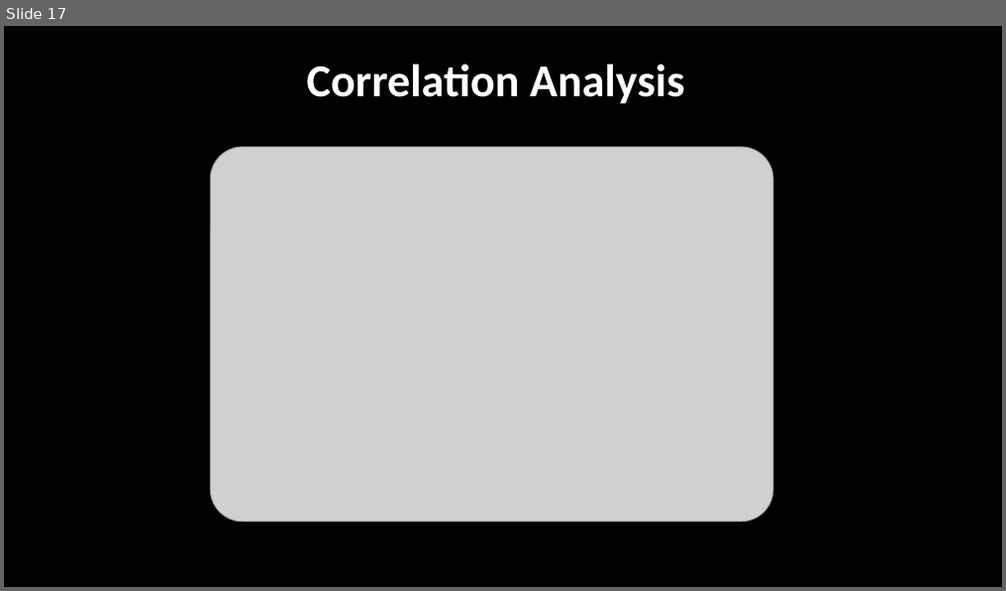
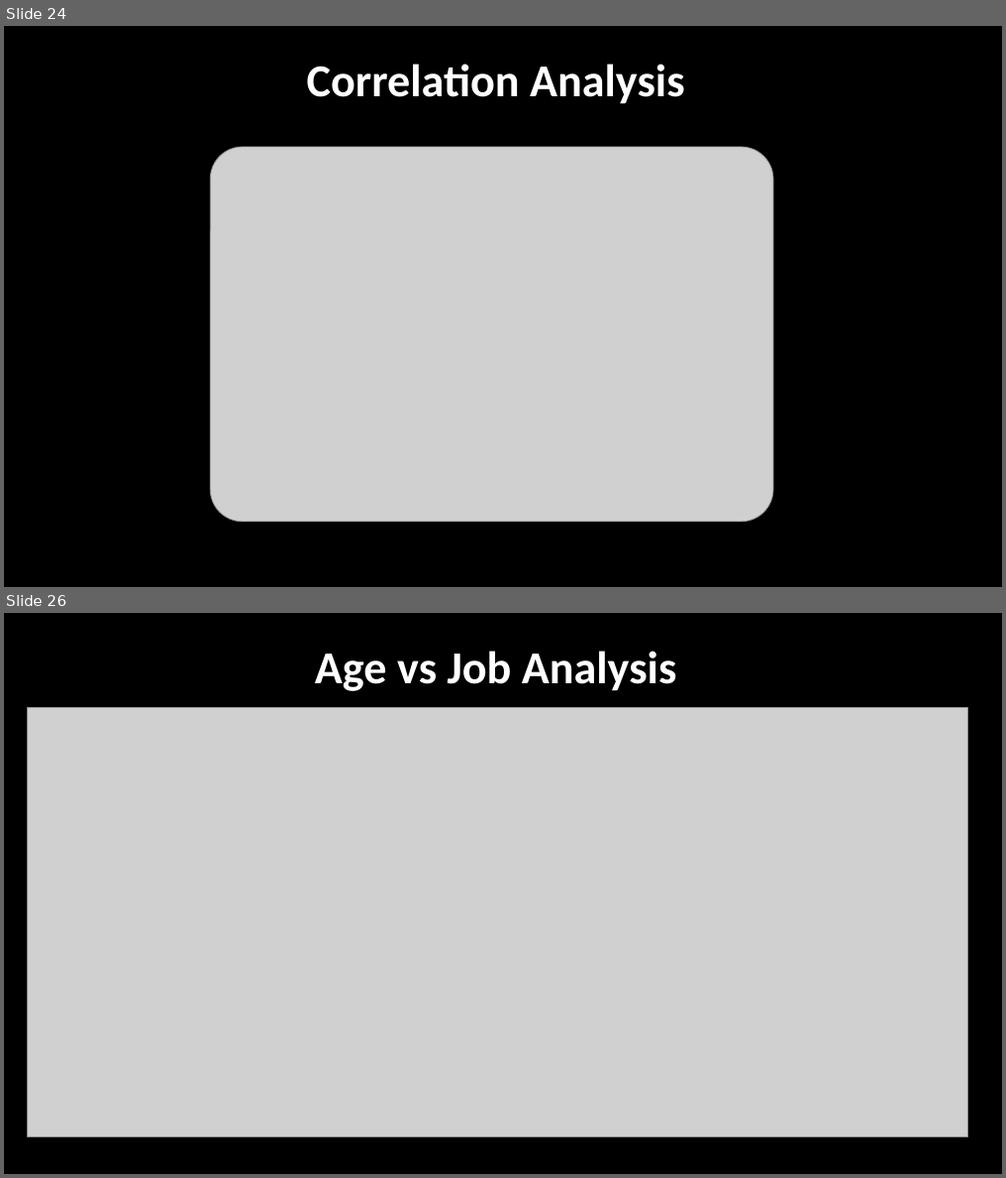
Before and after one commit to taimoorRazi/Bank-Marketing-Project, a slide deck: Week 11/Bank Marketing Campaign Presentation.pptx. Shown one above the other, each under a label of ours: slide 17 before the commit, slides 24 and 26 after it; the slides between them are not shown. The pictures are 1006x591 and 1006x1178 pixels, drawn with LibreOffice and Linux fonts; fonts in the diff are those of the drawing; grey boxes stand for pictures. Boxes give left, top, right and bottom in pixels: in the first picture for what was removed or moved away, otherwise in the second. Text is boxed around its words. In the diff, an @@ line names an element or a change of style, - is before the commit and + after.

```diff
--- a/Week 11/Bank Marketing Campaign Presentation.pptx
+++ b/Week 11/Bank Marketing Campaign Presentation.pptx
@@ slide 26 added at box(4, 613, 1002, 1174), background #000000 @@
@@ title added at box(315, 651, 677, 691), 44 pt, text #FFFFFF, bold @@
+Age vs Job Analysis
@@ picture added at box(27, 708, 968, 1137) @@
@@ what was slide 17 is now slide 24 @@
```
Also in this commit, not shown: 19 slides changed, 10 other slides added, 2 slides removed.
